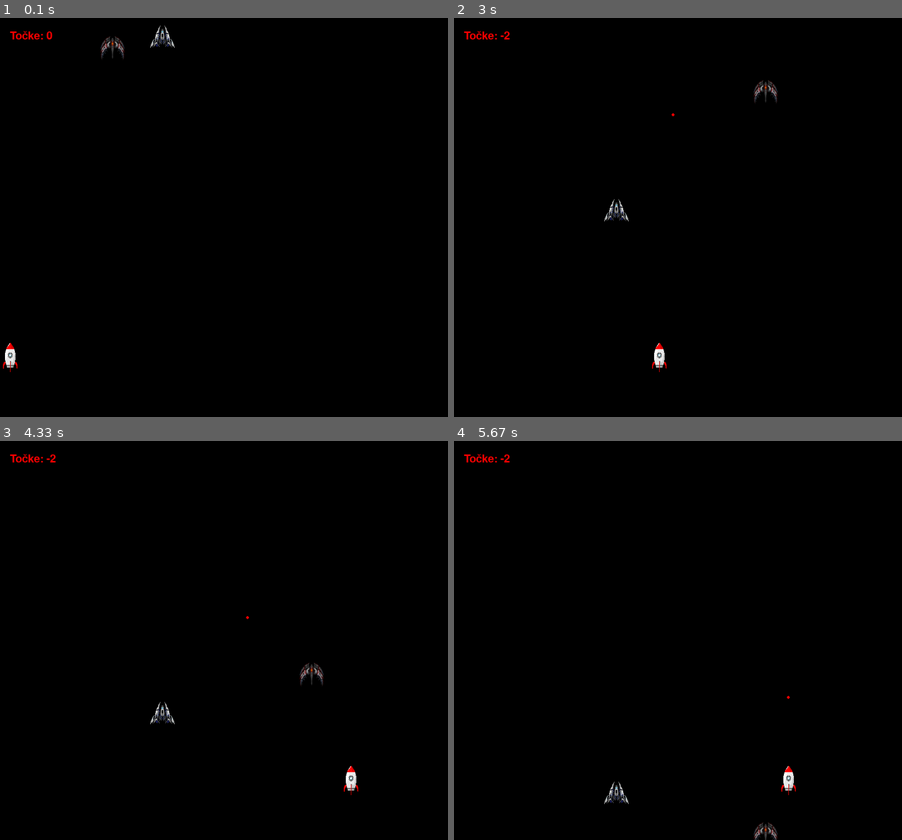
Above: before the commit, frames 1-4 (two rows, left to right).
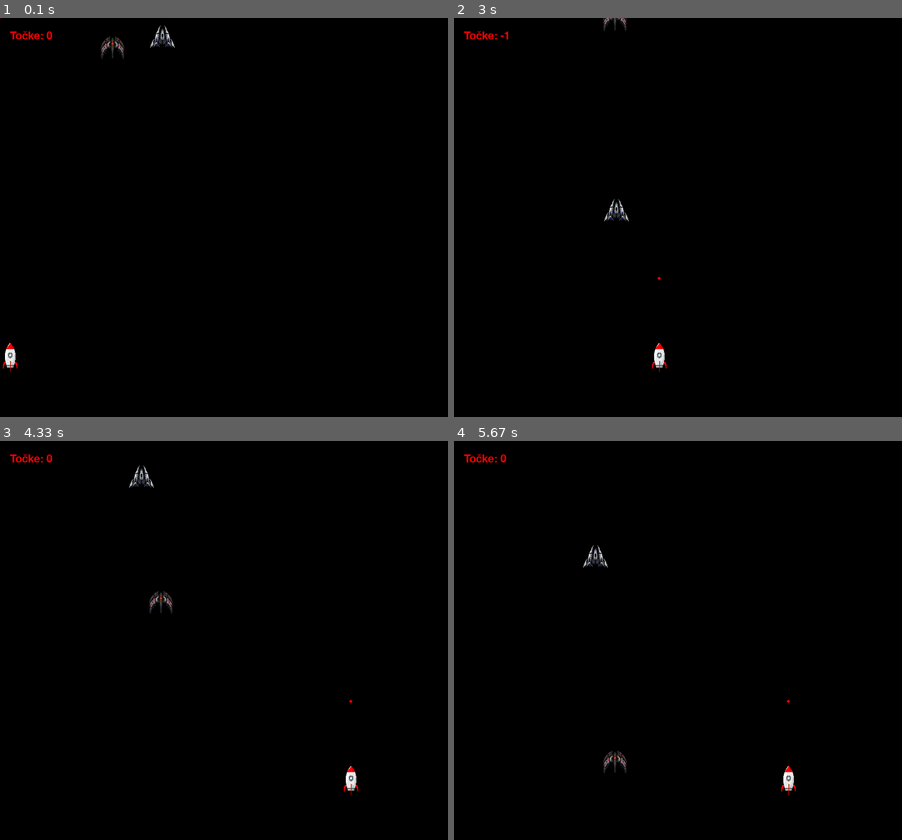
Above: after the commit, the same moments.

Repository: LolekLiam/PyGame-delavnica
Game: pygame game, started from delavnica2/igra2.py
Two runs of this game, one before a commit and one after it. Both use one fixed random seed, a clock stepped at 60 frames per second and the inputs below.
Inputs (mouse positions are in pixels of both pictures, inside the frame that each line leads up to):
- Up to frame 1 (0.1 s): no input
- Up to frame 2 (3 s): click (704, 217) at 0.38 s; click (776, 249) at 0.72 s; click (534, 313) at 1.05 s; click (534, 341) at 1.38 s; click (749, 113) at 1.72 s; click (664, 193) at 2.05 s; click (884, 265) at 2.38 s; click (651, 221) at 2.72 s
- Up to frame 3 (4.33 s): click (143, 616) at 3.05 s; click (71, 572) at 3.38 s; click (237, 780) at 3.72 s; click (344, 764) at 4.05 s
- Up to frame 4 (5.67 s): click (530, 676) at 4.38 s; click (830, 680) at 4.72 s; click (852, 536) at 5.05 s; click (781, 552) at 5.38 s

The runs differ from the first frame. In frame 1, less than 0.1% of the frame differs, in the area x 0-1%, y 0-1%; in frame 2, 0.2%; in frame 3, 0.6%, in the area x 10-79%, y 3-72%; in frame 4, 0.6%.

Commit message:
Update igra2.py

Diff:
--- a/delavnica2/igra2.py
+++ b/delavnica2/igra2.py
@@ -32,6 +32,7 @@
 blt_x=-1
 blt_y=-1
 blt_speed=8
+blts=[]
 
 while True:
     mouse_pos=pygame.mouse.get_pos()
@@ -40,6 +41,7 @@
             pygame.quit()
             exit()
         if event.type==pygame.MOUSEBUTTONDOWN:
+            blts.append([mouse_pos[0] + 15, rckt_y])
             if blt_y<0:
                 blt_x=mouse_pos[0]+15
                 blt_y=rckt_y
@@ -49,23 +51,28 @@
     if rckt_re.colliderect(e1_re) or rckt_re.colliderect(e2_re):
         pygame.quit()
         exit()
-    if blt_x>=e1_x and blt_x<=e1_x+50:
-        if blt_y>=e1_y and blt_y<=e1_y+50:
-            blt_x=-1
-            blt_y=-1
-            e1_x=random.randint(100,700)
-            e1_y=-60
-            e1_speed=random.randint(2,5)
-            pnt+=1
-    if blt_x>=e2_x and blt_x<=e2_x+50:
-        if blt_y>=e2_y and blt_y<=e2_y+50:
-            blt_x=-1
-            blt_y=-1
-            e2_x=random.randint(100,700)
-            e2_y=-60
-            e2_speed=random.randint(2,4)
-            pnt+=1
-    blt_y+=-blt_speed
+    for i in blts:
+        blt_x = i[0]
+        blt_y = i[1]
+        pygame.draw.circle(screen, "red", (blt_x, blt_y), 3)
+        for e in [e1_re, e2_re]:
+            if e.collidepoint(blt_x, blt_y):
+                blts.remove(i)
+                if e == e1_re:
+                    e1_x = random.randint(100, 700)
+                    e1_y = -60
+                    e1_speed = random.randint(2, 5)
+                    pnt += 1
+                else:
+                    e2_x = random.randint(100, 700)
+                    e2_y = -60
+                    e2_speed = random.randint(2, 4)
+                    pnt += 1
+    for i in blts:
+        i[1] -= blt_speed
+        if i[1] < 0:
+            blts.remove(i)
+
     e1_y+=e1_speed
     e1_y+=e1_speed
     e2_y+=e2_speed
